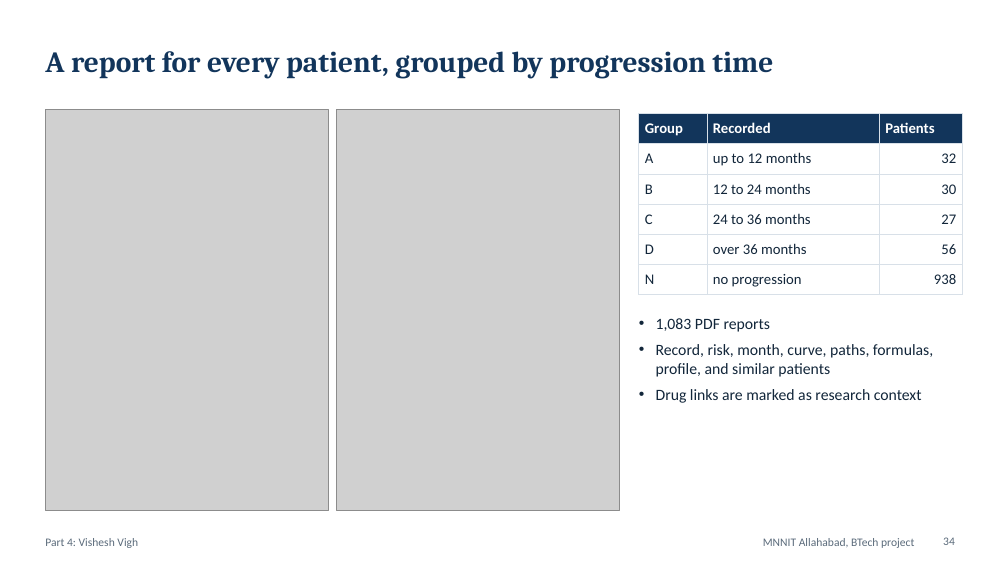
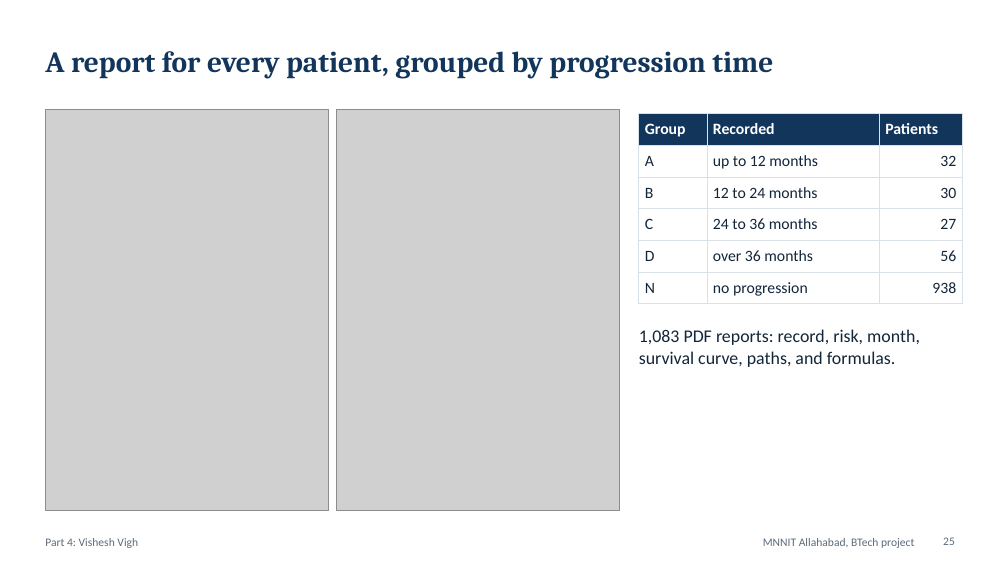
Before and after one commit to shauryasf/primekg-patient-reasoning, a slide deck: slide 25 of presentation/BRCA_Neurosymbolic_Panel_Deck.pptx (slide 34 before the commit). Drawn at 1008x567 pixels with LibreOffice and Linux fonts; fonts in the diff are those of the drawing; grey boxes stand for pictures. Boxes give left, top, right and bottom in pixels: in the first picture for what was removed or moved away, otherwise in the second. Text is boxed around its words. In the diff, an @@ line names an element or a change of style, - is before the commit and + after.

```diff
--- a/presentation/BRCA_Neurosymbolic_Panel_Deck.pptx
+++ b/presentation/BRCA_Neurosymbolic_Panel_Deck.pptx
@@ table at (639,113,963,300) @@
@@ size 14 to 15 pt @@
@@ text at (639,329,920,367): text changed; size 15 to 17 pt @@
-• 1,083 PDF reports
-• Record, risk, month, curve, paths, formulas, profile, and similar patients
-• Drug links are marked as research context
+1,083 PDF reports: record, risk, month, survival curve, paths, and formulas.
@@ page number at (943,537,955,545): text changed @@
-34
+25
```
Also in this commit, not shown: 14 other slides changed, 13 slides added, 23 slides removed, 27 other files.
